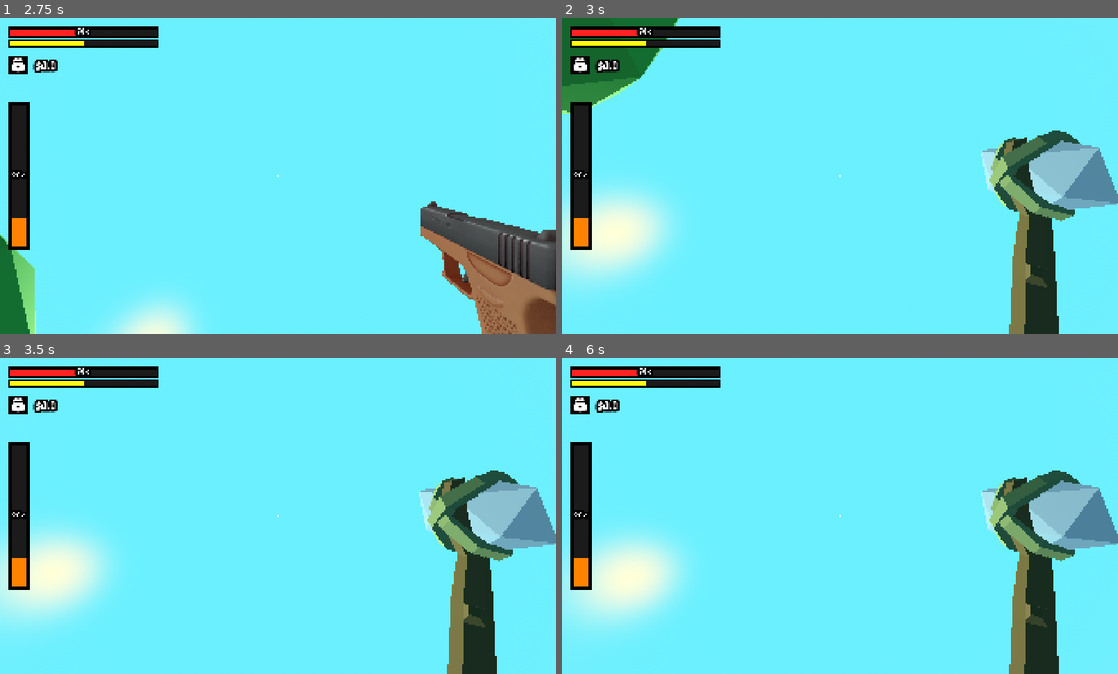
Above: before the commit, frames 1-4 (two rows, left to right).
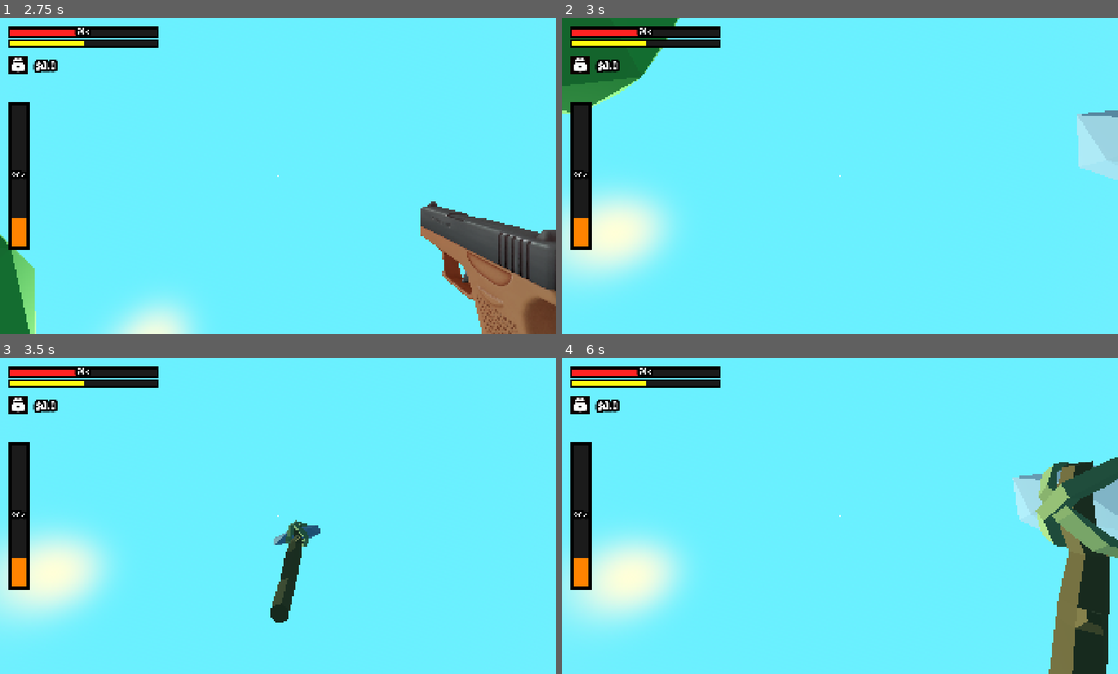
Above: after the commit, the same moments.

Repository: Yolo-Arts/ChoppingLogs
Game: Godot game, scene res://Game/main_game.tscn
Same seed, same stepped clock (60 frames per second), same inputs: the game is played once before the commit and once after it. The engine's default icon, where the game draws it, is replaced by a stand-in: a white triangle on a blue panel in a dark square. Sound files missing from this copy of the repository are replaced by a short silence.
Inputs (mouse positions are in pixels of both pictures, inside the frame that each line leads up to):
- Up to frame 1 (2.75 s): click "Play" at 0.5 s; tap Enter (ui_accept) at 1.25, 2 s; move the mouse to (305, 176) at 1.27 s; hold Mouse wheel down (last_weapon) 1.28-2.03 s; hold W (move_forward) from 1.28 s (still down); click (305, 176) at 1.42 s; tap Space (jump) at 1.52, 2.27 s; tap Mouse wheel up (next_weapon) at 1.55, 2.1 s; move the mouse to (250, 176) at 2.02 s; click (250, 176) at 2.3 s
- Up to frame 2 (3 s): keep holding W (move_forward); move the mouse to (851, 169) at 2.77 s; hold Mouse wheel down (last_weapon) from 2.78 s (still down); click (851, 169) at 2.85 s
- Up to frame 3 (3.5 s): keep holding W (move_forward); keep holding Mouse wheel down (last_weapon)
- Up to frame 4 (6 s): keep holding W (move_forward); move the mouse to (834, 522) at 3.52 s; release Mouse wheel down (last_weapon) at 3.53 s; tap E (interact) at 3.6 s; click (834, 522) at 3.67 s; tap Space (jump) at 3.77, 4.52, 5.27 s; tap Mouse wheel up (next_weapon) at 3.8, 5.1 s; tap Enter (ui_accept) at 4.25 s; move the mouse to (878, 519) at 4.27 s; hold Mouse wheel down (last_weapon) 4.28-5.03 s; click (878, 519) at 4.55 s; move the mouse to (795, 512) at 5.02 s; click (795, 512) at 5.17 s; tap Mouse wheel down (last_weapon) at 5.3 s; move the mouse to (845, 516) at 5.77 s; hold Shift (sprint) from 5.78 s (still down); click (845, 516) at 5.92 s

Frame 1 is identical in both runs. In frame 2, 8.9% of the frame differs, in the area x 75-100%, y 29-100%; in frame 3, 9.0%; in frame 4, 12%, in the area x 75-100%, y 31-100%.

Commit message:
Created axe resource + axe animation

Diff:
--- a/Game/Managers/weapon_handler.gd
+++ b/Game/Managers/weapon_handler.gd
@@ -1,4 +1,6 @@
 extends Node3D
+
+var current_item_scene: Node3D
 
 func _enter_tree() -> void:
 	EventSystem.WEP_unlock_weapon.connect(unlock_weapon)
@@ -22,6 +24,7 @@
 				equip(weapon)
 
 func equip(active_weapon: Node3D) -> void:
+	current_item_scene = active_weapon
 	for child in get_children():
 		if child == active_weapon:
 			child.visible = true
@@ -35,8 +38,7 @@
 	if unlocked_weapons.size() == 0:
 		return
 
-	var current_weapon = get_child(get_current_index())
-	var current_unlocked_index = unlocked_weapons.find(current_weapon)
+	var current_unlocked_index = unlocked_weapons.find(current_item_scene)
 
 	var next_idx = wrapi(current_unlocked_index + direction, 0, unlocked_weapons.size())
 	equip(unlocked_weapons[next_idx])
@@ -68,3 +70,10 @@
 			child.unlocked = true
 			equip(child)
 			break
+
+func try_to_use_item() -> void:
+	if current_item_scene == null:
+		return
+
+	if current_item_scene.has_method("try_to_use"):
+		current_item_scene.try_to_use()
--- /dev/null
+++ b/Objects/equippables/axe/axe_item_resource.gd
@@ -0,0 +1,6 @@
+extends Resource
+class_name AxeItemResource
+
+@export var damage := 20
+@export var range := 1.5
+#@export var energy_change_per_use := -0.5 #Do we add energy/Stamina??
--- /dev/null
+++ b/Objects/equippables/axe/equippable_axe.gd
@@ -0,0 +1,29 @@
+extends equippable_weapon
+
+@onready var hit_check_marker: Marker3D = $HitCheckMarker
+@onready var animation_player: AnimationPlayer = $AnimationPlayer
+
+@export var axe_resource: AxeItemResource
+
+func _ready() -> void:
+	hit_check_marker.position.z = axe_resource.range
+
+func check_hit() -> void:
+	var space_state := get_world_3d().direct_space_state
+	var ray_query_params := PhysicsRayQueryParameters3D.new()
+	ray_query_params.collide_with_areas = true
+	ray_query_params.collide_with_bodies = false
+	ray_query_params.collision_mask = 8 # hitbox physics layer
+	ray_query_params.from = global_position
+	ray_query_params.to = hit_check_marker.global_position
+
+	var result := space_state.intersect_ray(ray_query_params)
+
+	if not result.is_empty():
+		result.collider.take_hit(axe_resource)
+
+func try_to_use() -> void:
+	if animation_player.is_playing():
+		return
+
+	animation_player.play("use_item")
--- a/Objects/equippables/axe/equippable_axe.tscn
+++ b/Objects/equippables/axe/equippable_axe.tscn
@@ -1,14 +1,93 @@
 [gd_scene format=3 uid="uid://cg6gschdmf6ch"]
 
 [ext_resource type="PackedScene" uid="uid://ceak3a7e8d26m" path="res://Assets/Meshes/PlaceholderMeshes/axe.tscn" id="1_ivuuf"]
-[ext_resource type="Script" uid="uid://bkgb30l04yw5w" path="res://Objects/equippables/weapon.gd" id="1_lcbrk"]
+[ext_resource type="Script" uid="uid://ddxr31ehbflk2" path="res://Objects/equippables/axe/equippable_axe.gd" id="1_lcbrk"]
+
+[sub_resource type="Animation" id="Animation_fc4ss"]
+length = 0.001
+tracks/0/type = "value"
+tracks/0/imported = false
+tracks/0/enabled = true
+tracks/0/path = NodePath("MeshHolder/Axe:position")
+tracks/0/interp = 1
+tracks/0/loop_wrap = true
+tracks/0/keys = {
+"times": PackedFloat32Array(0),
+"transitions": PackedFloat32Array(1),
+"update": 0,
+"values": [Vector3(0.3, -0.5, -0.35)]
+}
+tracks/1/type = "value"
+tracks/1/imported = false
+tracks/1/enabled = true
+tracks/1/path = NodePath("MeshHolder/Axe:rotation")
+tracks/1/interp = 1
+tracks/1/loop_wrap = true
+tracks/1/keys = {
+"times": PackedFloat32Array(0),
+"transitions": PackedFloat32Array(1),
+"update": 0,
+"values": [Vector3(0, 0, 0)]
+}
+
+[sub_resource type="Animation" id="Animation_lcbrk"]
+resource_name = "use_item"
+step = 0.05
+tracks/0/type = "value"
+tracks/0/imported = false
+tracks/0/enabled = true
+tracks/0/path = NodePath("MeshHolder/Axe:position")
+tracks/0/interp = 1
+tracks/0/loop_wrap = true
+tracks/0/keys = {
+"times": PackedFloat32Array(0, 0.2, 0.35, 0.6, 1),
+"transitions": PackedFloat32Array(1, 1, 1, 1, 1),
+"update": 0,
+"values": [Vector3(0.3, -0.5, -0.35), Vector3(0.42, -0.45, -0.28), Vector3(0, -0.18, -0.52), Vector3(0, -0.18, -0.52), Vector3(0.3, -0.5, -0.35)]
+}
+tracks/1/type = "value"
+tracks/1/imported = false
+tracks/1/enabled = true
+tracks/1/path = NodePath("MeshHolder/Axe:rotation")
+tracks/1/interp = 1
+tracks/1/loop_wrap = true
+tracks/1/keys = {
+"times": PackedFloat32Array(0, 0.2, 0.35, 0.6, 1),
+"transitions": PackedFloat32Array(1, 1, 1, 1, 1),
+"update": 0,
+"values": [Vector3(0, 0, 0), Vector3(0.2617994, 0.2617994, 0), Vector3(-0.34906584, 1.3962634, -1.3962634), Vector3(-0.34906584, 1.3962634, -1.3962634), Vector3(0, 0, 0)]
+}
+tracks/2/type = "method"
+tracks/2/imported = false
+tracks/2/enabled = true
+tracks/2/path = NodePath(".")
+tracks/2/interp = 1
+tracks/2/loop_wrap = true
+tracks/2/keys = {
+"times": PackedFloat32Array(0.35),
+"transitions": PackedFloat32Array(1),
+"values": [{
+"args": [],
+"method": &"check_hit"
+}]
+}
+
+[sub_resource type="AnimationLibrary" id="AnimationLibrary_fc4ss"]
+_data = {
+&"RESET": SubResource("Animation_fc4ss"),
+&"use_item": SubResource("Animation_lcbrk")
+}
 
 [node name="EquippableAxe" type="Node3D" unique_id=337480279]
 script = ExtResource("1_lcbrk")
-unlocked = true
 
 [node name="MeshHolder" type="Node3D" parent="." unique_id=2077707771]
 
 [node name="Axe" parent="MeshHolder" unique_id=2015140156 instance=ExtResource("1_ivuuf")]
 transform = Transform3D(1, 0, 0, 0, 1, 0, 0, 0, 1, 0.3, -0.5, -0.35)
 layers = 4
+
+[node name="AnimationPlayer" type="AnimationPlayer" parent="." unique_id=1895922745]
+libraries/ = SubResource("AnimationLibrary_fc4ss")
+
+[node name="HitCheckMarker" type="Marker3D" parent="." unique_id=43078457]
--- a/Objects/equippables/weapon.gd
+++ b/Objects/equippables/weapon.gd
@@ -1,4 +1,4 @@
-extends Node
+extends Node3D
 class_name equippable_weapon
 
 @export var weapon_name: String = "Axe"
--- a/Player/player.gd
+++ b/Player/player.gd
@@ -8,6 +8,7 @@
 
 @onready var head: Node3D = $Head
 @onready var interaction_ray_cast: RayCast3D = %InteractionRayCast
+@onready var weapon_handler: Node3D = %WeaponHandler
 
 func _ready() -> void:
 	Input.set_mouse_mode(Input.MOUSE_MODE_CAPTURED)
@@ -23,6 +24,9 @@
 
 func _physics_process(delta: float) -> void:
 	move()
+
+	if Input.is_action_just_pressed("left_click"):
+		weapon_handler.try_to_use_item()
 
 func _process(delta: float) -> void:
 	interaction_ray_cast.check_interaction()
--- a/Player/player.tscn
+++ b/Player/player.tscn
@@ -9,6 +9,7 @@
 [ext_resource type="Script" uid="uid://b5ndsxcel2j73" path="res://Game/Managers/weapon_handler.gd" id="7_00tjw"]
 [ext_resource type="PackedScene" uid="uid://cg6gschdmf6ch" path="res://Objects/equippables/axe/equippable_axe.tscn" id="7_vtle1"]
 [ext_resource type="PackedScene" uid="uid://bl41gwihorw4j" path="res://Objects/equippables/pistol/equippable_pistol.tscn" id="8_od3ui"]
+[ext_resource type="Resource" uid="uid://uxontmw53lq4" path="res://Resources/axe/base_axe.tres" id="9_apopc"]
 [ext_resource type="PackedScene" uid="uid://du80y7eiwdye" path="res://Objects/equippables/assault_rifle/equippable_ar.tscn" id="10_x3vf3"]
 
 [sub_resource type="CapsuleMesh" id="CapsuleMesh_l8h54"]
@@ -79,10 +80,13 @@
 fov = 70.0
 
 [node name="WeaponHandler" type="Node3D" parent="SubViewportContainer/SubViewport/WeaponCamera" unique_id=865151648]
+unique_name_in_owner = true
 script = ExtResource("7_00tjw")
 
 [node name="EquippableAxe" parent="SubViewportContainer/SubViewport/WeaponCamera/WeaponHandler" unique_id=337480279 instance=ExtResource("7_vtle1")]
 visible = false
+axe_resource = ExtResource("9_apopc")
+unlocked = true
 
 [node name="EquippablePistol" parent="SubViewportContainer/SubViewport/WeaponCamera/WeaponHandler" unique_id=1303222648 instance=ExtResource("8_od3ui")]
 visible = false
--- /dev/null
+++ b/Resources/axe/base_axe.tres
@@ -0,0 +1,7 @@
+[gd_resource type="Resource" script_class="AxeItemResource" format=3 uid="uid://uxontmw53lq4"]
+
+[ext_resource type="Script" uid="uid://dprrhmeopbj3w" path="res://Objects/equippables/axe/axe_item_resource.gd" id="1_q3h7d"]
+
+[resource]
+script = ExtResource("1_q3h7d")
+metadata/_custom_type_script = "uid://dprrhmeopbj3w"
--- a/project.godot
+++ b/project.godot
@@ -127,6 +127,11 @@
 "events": [Object(InputEventKey,"resource_local_to_scene":false,"resource_name":"","device":-1,"window_id":0,"alt_press …(191 unchanged characters)…
 ]
 }
+left_click={
+"deadzone": 0.2,
+"events": [Object(InputEventMouseButton,"resource_local_to_scene":false,"resource_name":"","device":-1,"window_id":0,"alt_pressed":false,"shift_pressed":false,"ctrl_pressed":false,"meta_pressed":false,"button_mask":0,"position":Vector2(0, 0),"global_position":Vector2(0, 0),"factor":1.0,"button_index":1,"canceled":false,"pressed":false,"double_click":false,"script":null)
+]
+}
 
 [layer_names]
 
@@ -134,6 +139,7 @@
 3d_render/layer_2="player"
 3d_render/layer_3="equippable"
 3d_render/layer_4="sun"
+3d_render/layer_5="hitbox"
 3d_render/layer_8="interactable"
 3d_physics/layer_1="environment"
 3d_physics/layer_2="player"
Not shown, added: Objects/equippables/axe/axe_item_resource.gd.uid
Not shown, added: Objects/equippables/axe/equippable_axe.gd.uid
